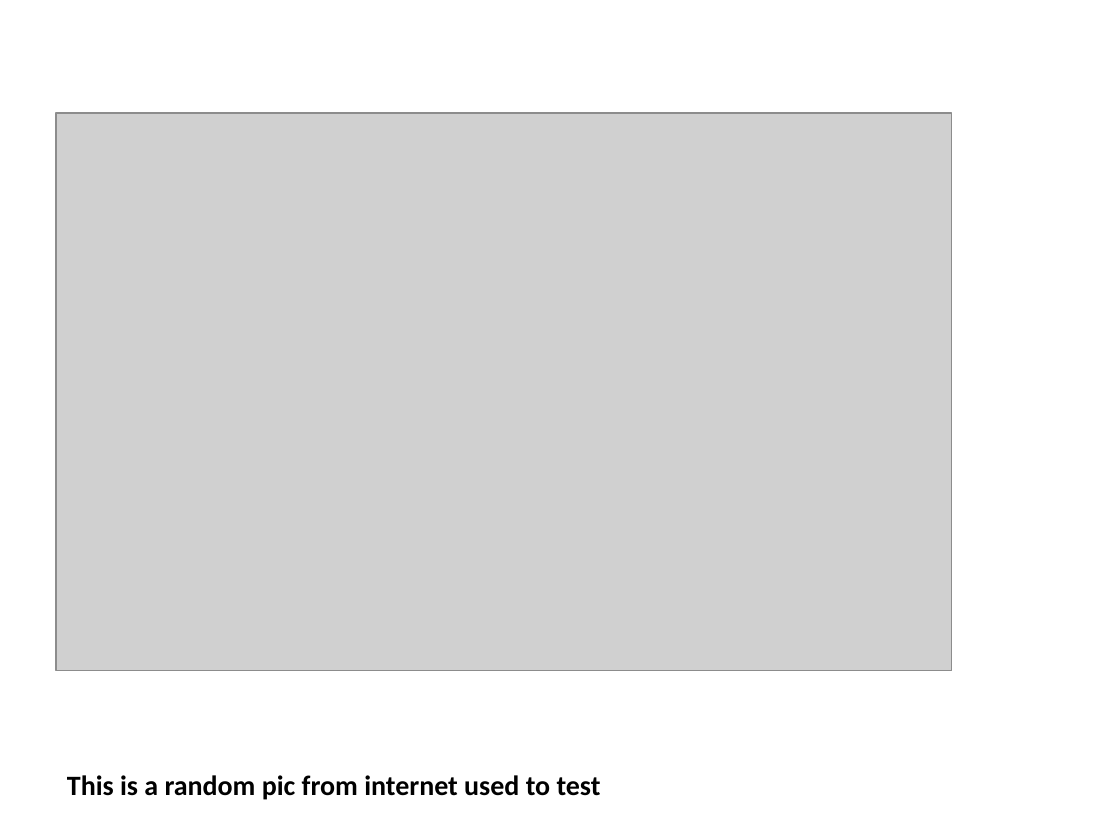
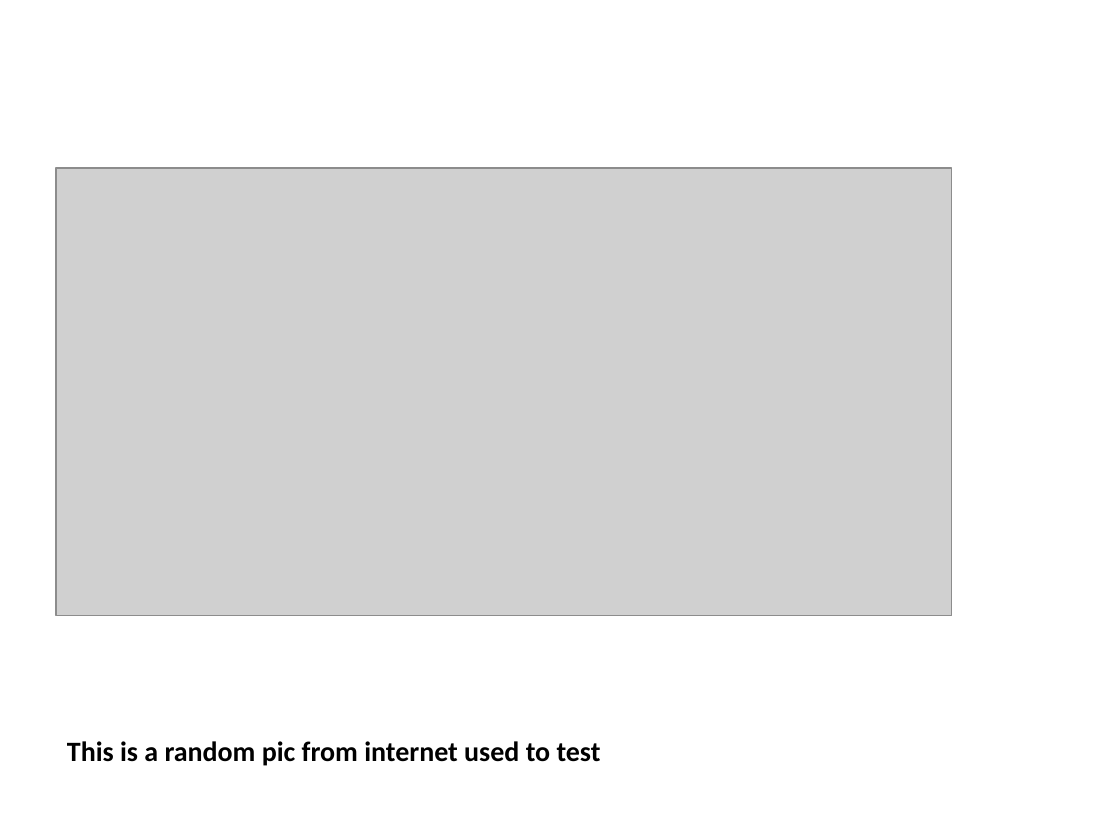
Before and after one commit to rahulvenugopal/PyImageShow, a slide deck: slide 2 of Images/random_images_presentation.pptx. Drawn at 1120x840 pixels with LibreOffice and Linux fonts; fonts in the diff are those of the drawing; grey boxes stand for pictures. Boxes give left, top, right and bottom in pixels: in the first picture for what was removed or moved away, otherwise in the second. Text is boxed around its words. In the diff, an @@ line names an element or a change of style, - is before the commit and + after.

```diff
--- a/Images/random_images_presentation.pptx
+++ b/Images/random_images_presentation.pptx
@@ picture: place and size @@
-picture at [56, 113, 952, 671]
+picture at [56, 168, 952, 616]
@@ text "This is a random pic ...": place and size @@
-text "This is a random pic ..." at [67, 775, 601, 800]
+text "This is a random pic ..." at [67, 741, 601, 766]
```
Also in this commit, not shown: 3 other slides changed, 1 slide added, 6 other files.
